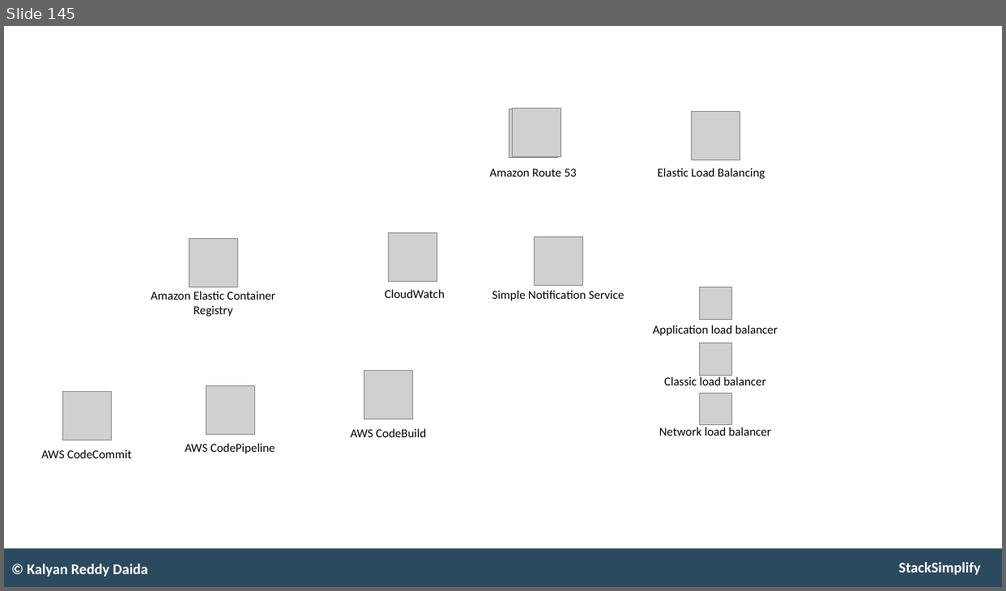
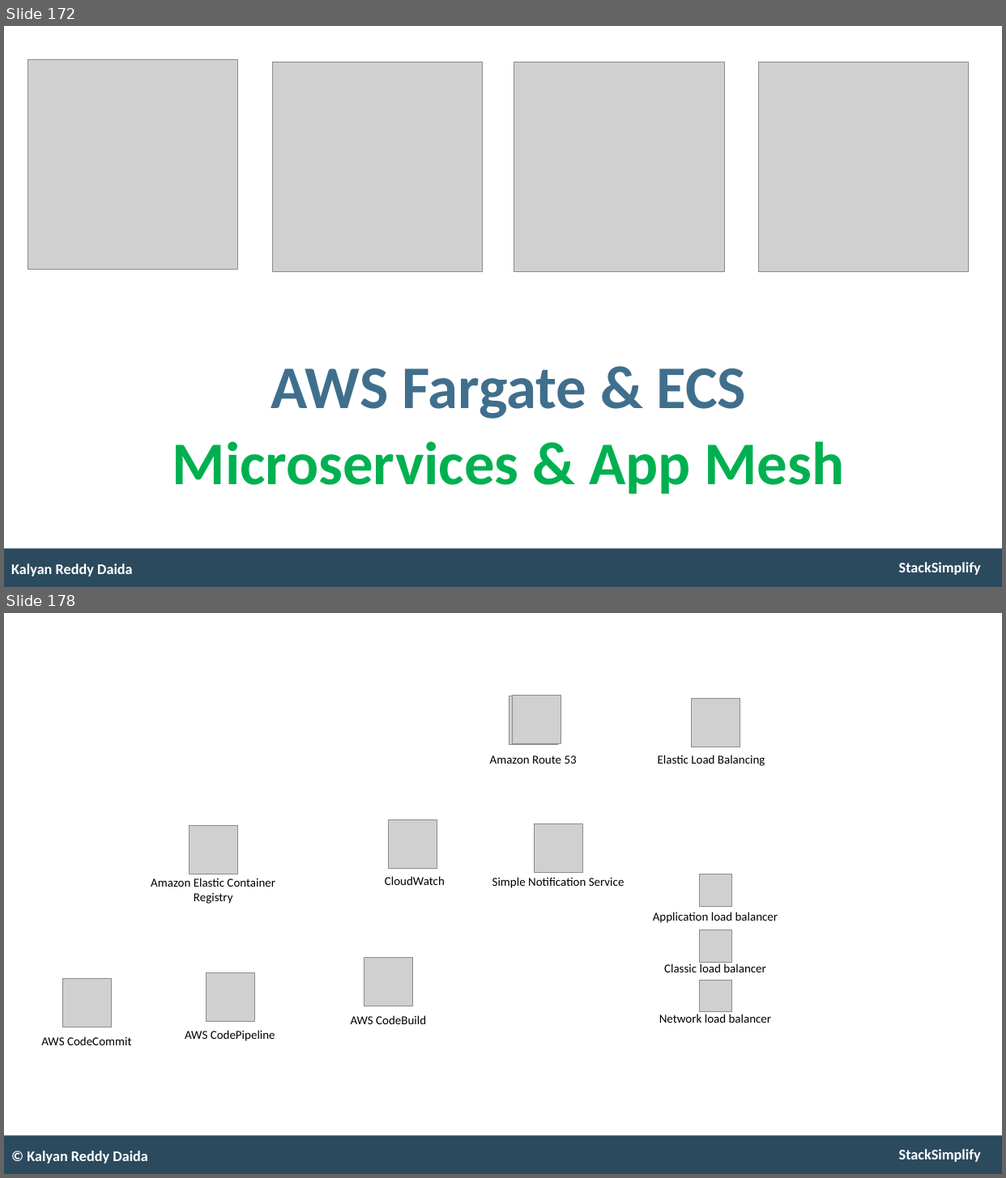
Before and after one commit to talvionyx/aws-eks-kubernetes-masterclass, a slide deck: presentation/AWS-Fargate-and-EKS-Masterclass.pptx. Shown one above the other, each under a label of ours: slide 145 before the commit, slides 172 and 178 after it; the slides between them are not shown. The pictures are 1006x591 and 1006x1178 pixels, drawn with LibreOffice and Linux fonts; fonts in the diff are those of the drawing; grey boxes stand for pictures. Boxes give left, top, right and bottom in pixels: in the first picture for what was removed or moved away, otherwise in the second. Text is boxed around its words. In the diff, an @@ line names an element or a change of style, - is before the commit and + after.

```diff
--- a/presentation/AWS-Fargate-and-EKS-Masterclass.pptx
+++ b/presentation/AWS-Fargate-and-EKS-Masterclass.pptx
@@ slide 172 added at <box>4,26,1002,587</box>, background #FFFFFF; not listed: 2 template elements that a slide beside it also shows @@
@@ picture added at <box>27,60,237,269</box> @@
@@ picture added at <box>272,62,482,271</box> @@
@@ picture added at <box>514,62,724,271</box> @@
@@ picture added at <box>759,62,968,271</box> @@
@@ text added at <box>172,369,845,494</box>, 70 pt, text #00B050, bold @@
+AWS Fargate & ECS
+Microservices & App Mesh
@@ text added at <box>11,564,133,577</box>, 17 pt, text #FFFFFF, bold @@
+Kalyan Reddy Daida
@@ what was slide 145 is now slide 178 @@
```
Also in this commit, not shown: 32 other slides added.
